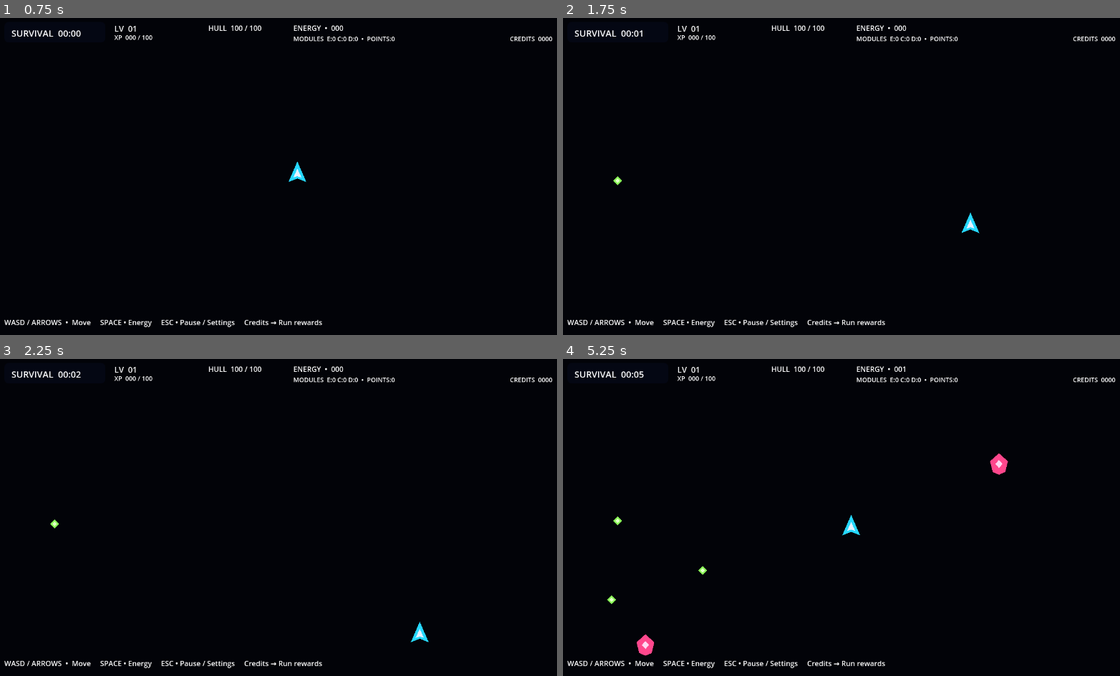
Above: before the commit, frames 1-4 (two rows, left to right).
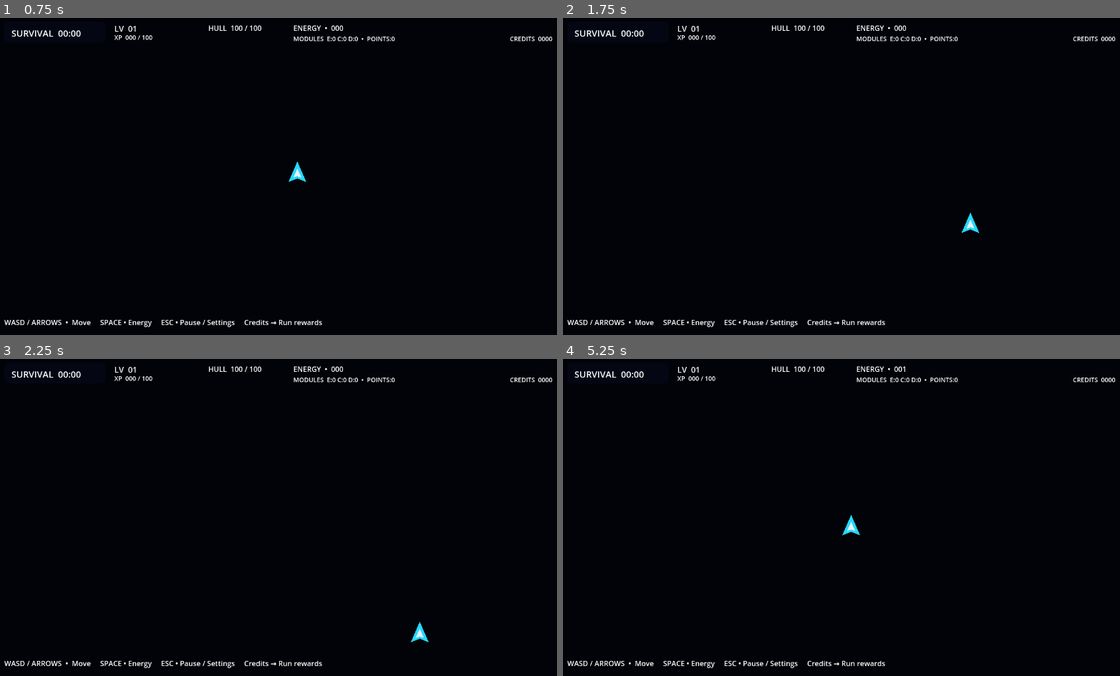
Above: after the commit, the same moments.

Repository: indianequipments092-commits/NEO-GAME-
Game: Godot game, scene res://scenes/main.tscn
Two runs of this game, one before a commit and one after it. Both use one fixed random seed, a clock stepped at 60 frames per second and the inputs below.
Inputs:
- Up to frame 1 (0.75 s): tap Enter at 0.5 s; hold D (move_right) from 0.53 s (still down); hold 1 from 0.53 s (still down)
- Up to frame 2 (1.75 s): tap 2 at 0.8, 1.35 s; release D (move_right) at 1.28 s; release 1 at 1.28 s; hold S (move_down) from 1.28 s (still down); tap 3 at 1.55 s
- Up to frame 3 (2.25 s): release S (move_down) at 2.03 s; hold D (move_right) from 2.03 s (still down); hold 3 from 2.03 s (still down)
- Up to frame 4 (5.25 s): tap 1 at 2.3, 4.55 s; release D (move_right) at 2.78 s; release 3 at 2.78 s; hold W (move_up) 2.78-3.53 s; tap Space (fire) at 2.85 s; tap 2 at 3.05, 4.35 s; hold 1 3.53-4.28 s; hold A (move_left) 3.53-5.03 s; tap 3 at 3.8 s; hold S (move_down) from 5.03 s (still down); hold 3 from 5.03 s (still down)

Frame 1 is identical in both runs. In frame 2, less than 0.1% of the frame differs, in the area x 8-15%, y 3-53%; in frame 3, less than 0.1%; in frame 4, 0.4%, in the area x 7-80%, y 3-94%.
Error after the commit: Parse Error: Cannot infer the type of "reward" variable because the value doesn't have a set type. (res://scripts/main.gd:106)

Commit message:
Phase 10 QA: reduce per-frame HUD work and harden economy flow

Diff:
--- a/scripts/main.gd
+++ b/scripts/main.gd
@@ -1,6 +1,6 @@
 extends Node2D
 
-# NEON SPACE SURVIVAL — Phase 9 economy / monetization foundation.
+# NEON SPACE SURVIVAL — Phase 10 QA / optimization pass.
 const XP_ORB := preload("res://scenes/xp_orb.tscn")
 const ENEMY := preload("res://scenes/enemy.tscn")
 const BOSS := preload("res://scenes/boss.tscn")
@@ -23,120 +23,120 @@
 @onready var credits_label: Label = $HUD/CreditsLabel
 
 func _ready() -> void:
-    timer_label.text = "SURVIVAL  00:00"
-    _update_progression_hud()
-    _update_economy_hud()
+	timer_label.text = "SURVIVAL  00:00"
+	_update_progression_hud()
+	_update_economy_hud()
 
 func _process(delta: float) -> void:
-    if get_tree().paused:
-        return
-    survival_time += delta
-    xp_spawn_time += delta
-    enemy_spawn_time += delta
-    module_input_cooldown = maxf(0.0, module_input_cooldown - delta)
-    juice_time += delta
+	if get_tree().paused:
+		return
+	survival_time += delta
+	xp_spawn_time += delta
+	enemy_spawn_time += delta
+	module_input_cooldown = maxf(0.0, module_input_cooldown - delta)
+	juice_time += delta
 
-    if xp_spawn_time >= xp_spawn_interval:
-        xp_spawn_time = 0.0
-        _spawn_xp_orb()
+	if xp_spawn_time >= xp_spawn_interval:
+		xp_spawn_time = 0.0
+		_spawn_xp_orb()
 
-    if enemy_spawn_time >= enemy_spawn_interval and survival_time < 60.0:
-        enemy_spawn_time = 0.0
-        _spawn_enemy()
+	if enemy_spawn_time >= enemy_spawn_interval and survival_time < 60.0:
+		enemy_spawn_time = 0.0
+		_spawn_enemy()
 
-    if survival_time >= 60.0 and not boss_spawned:
-        boss_spawned = true
-        _spawn_boss()
+	if survival_time >= 60.0 and not boss_spawned:
+		boss_spawned = true
+		_spawn_boss()
 
-    _handle_module_input()
-    _update_boss_juice()
+	_handle_module_input()
+	_update_boss_juice()
 
-    var total_seconds := int(survival_time)
-    var minutes := total_seconds / 60
-    var seconds := total_seconds % 60
-    timer_label.text = "SURVIVAL  %02d:%02d" % [minutes, seconds]
-    _update_economy_hud()
+	var total_seconds := int(survival_time)
+	var minutes := total_seconds / 60
+	var seconds := total_seconds % 60
+	timer_label.text = "SURVIVAL  %02d:%02d" % [minutes, seconds]
 
 func _handle_module_input() -> void:
-    if module_input_cooldown > 0.0 or player.upgrade_points <= 0:
-        return
-    if Input.is_key_pressed(KEY_1):
-        player.install_module("engine")
-        module_input_cooldown = 0.25
-    elif Input.is_key_pressed(KEY_2):
-        player.install_module("core")
-        module_input_cooldown = 0.25
-    elif Input.is_key_pressed(KEY_3):
-        player.install_module("drone")
-        module_input_cooldown = 0.25
+	if module_input_cooldown > 0.0 or player.upgrade_points <= 0:
+		return
+	if Input.is_key_pressed(KEY_1):
+		player.install_module("engine")
+		module_input_cooldown = 0.25
+	elif Input.is_key_pressed(KEY_2):
+		player.install_module("core")
+		module_input_cooldown = 0.25
+	elif Input.is_key_pressed(KEY_3):
+		player.install_module("drone")
+		module_input_cooldown = 0.25
 
 func _spawn_xp_orb() -> void:
-    var orb := XP_ORB.instantiate()
-    var margin := 80.0
-    orb.position = Vector2(randf_range(margin, 1280.0 - margin), randf_range(margin, 720.0 - margin))
-    add_child(orb)
+	var orb := XP_ORB.instantiate()
+	var margin := 80.0
+	orb.position = Vector2(randf_range(margin, 1280.0 - margin), randf_range(margin, 720.0 - margin))
+	add_child(orb)
 
 func spawn_enemy_xp(spawn_position: Vector2, value: int) -> void:
-    var orb := XP_ORB.instantiate()
-    orb.position = spawn_position
-    orb.xp_value = value
-    add_child(orb)
+	var orb := XP_ORB.instantiate()
+	orb.position = spawn_position
+	orb.xp_value = value
+	add_child(orb)
 
 func _spawn_enemy() -> void:
-    var enemy := ENEMY.instantiate()
-    enemy.position = _random_edge_position()
-    add_child(enemy)
+	var enemy := ENEMY.instantiate()
+	enemy.position = _random_edge_position()
+	add_child(enemy)
 
 func _spawn_boss() -> void:
-    var boss := BOSS.instantiate()
-    boss.position = Vector2(640, 100)
-    add_child(boss)
-    boss_label.visible = true
+	var boss := BOSS.instantiate()
+	boss.position = Vector2(640, 100)
+	add_child(boss)
+	boss_label.visible = true
 
 func _update_boss_juice() -> void:
-    if not boss_spawned:
-        return
-    var pulse := 0.85 + sin(juice_time * 5.0) * 0.15
-    boss_label.modulate.a = pulse
-    boss_label.scale = Vector2.ONE * (1.0 + sin(juice_time * 5.0) * 0.03)
+	if not boss_spawned:
+		return
+	var pulse := 0.85 + sin(juice_time * 5.0) * 0.15
+	boss_label.modulate.a = pulse
+	boss_label.scale = Vector2.ONE * (1.0 + sin(juice_time * 5.0) * 0.03)
 
 func claim_run_reward() -> void:
-    if run_reward_claimed:
-        return
-    run_reward_claimed = true
-    economy.claim_run_reward(int(survival_time))
-    _update_economy_hud()
+	if run_reward_claimed:
+		return
+	run_reward_claimed = true
+	var reward := economy.claim_run_reward(int(survival_time))
+	credits_label.text = "CREDITS  %04d  (+%d)" % [economy.get_credits(), reward]
 
 func claim_rewarded_ad_placeholder() -> void:
-    ## Safe integration hook: a future ad provider must call this only after
-    ## its verified completion callback and required consent/age checks.
-    economy.claim_ad_reward_placeholder()
-    _update_economy_hud()
+	## Safe integration hook: a future ad provider must call this only after
+	## its verified completion callback and required consent/age checks.
+	var reward := economy.claim_ad_reward_placeholder()
+	if reward > 0:
+		credits_label.text = "CREDITS  %04d  (+%d)" % [economy.get_credits(), reward]
 
 func add_meta_core() -> void:
-    meta_cores += 1
+	meta_cores += 1
 
 func get_meta_cores() -> int:
-    return meta_cores
+	return meta_cores
 
 func _random_edge_position() -> Vector2:
-    var edge := randi() % 4
-    match edge:
-        0:
-            return Vector2(randf_range(60.0, 1220.0), 60.0)
-        1:
-            return Vector2(randf_range(60.0, 1220.0), 660.0)
-        2:
-            return Vector2(60.0, randf_range(60.0, 660.0))
-        _:
-            return Vector2(1220.0, randf_range(60.0, 660.0))
+	var edge := randi() % 4
+	match edge:
+		0:
+			return Vector2(randf_range(60.0, 1220.0), 60.0)
+		1:
+			return Vector2(randf_range(60.0, 1220.0), 660.0)
+		2:
+			return Vector2(60.0, randf_range(60.0, 660.0))
+		_:
+			return Vector2(1220.0, randf_range(60.0, 660.0))
 
 func _update_progression_hud() -> void:
-    var level_label := $HUD/LevelLabel
-    var xp_label := $HUD/XPLabel
-    level_label.text = "LV  %02d" % player.level
-    xp_label.text = "XP  %03d / %03d" % [player.xp, player.xp_to_next_level]
+	var level_label := $HUD/LevelLabel
+	var xp_label := $HUD/XPLabel
+	level_label.text = "LV  %02d" % player.level
+	xp_label.text = "XP  %03d / %03d" % [player.xp, player.xp_to_next_level]
 
 func _update_economy_hud() -> void:
-    if is_instance_valid(economy) and is_instance_valid(credits_label):
-        credits_label.text = "CREDITS  %04d" % economy.get_credits()
+	if is_instance_valid(economy) and is_instance_valid(credits_label):
+		credits_label.text = "CREDITS  %04d" % economy.get_credits()
